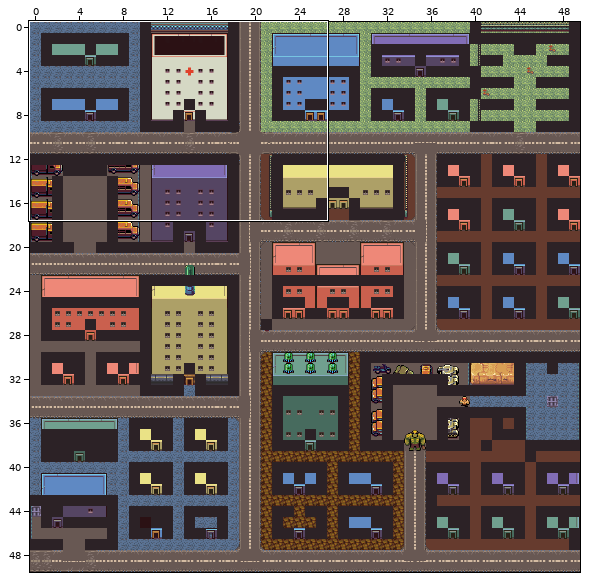
Two states of a Tiled map (JSON), src/assets/town-basic.tmj. The first picture is a wide view before the edit; the outline marks the close-up.
Close-up. Before:
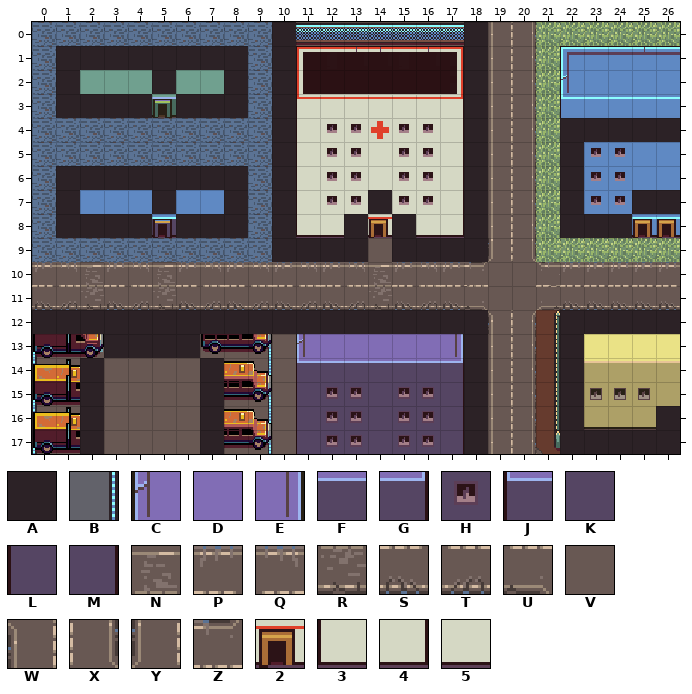
Cells are 16x16 px. Shown: x 0..26, y 0..17. The commit also changed other parts of the map, which this record leaves out.
Key: from "post-apocalyptic": A 1, B 138, C 267, D 268, E 270, F 345, G 383, H 386, J 423, K 426, L 466, M 506, N 585, P 586, Q 587, R 625, S 626, T 627, U 629, V 668, W 670, X 703, Y 710, Z 749, 2 755, 3 793, 4 833, 5 875.
_ is an empty cell, # one hidden under a higher layer.
Layers that did not change in this view are not listed.
Layer "on-ground" before, first column x 7:
 8 ##_#35#2#54#__
 9 ___####_####YX
10 QPQPQPQNPQPZVV
11 TSTSTSTRSTSUVV
12 ###_########W_
13 __B_CDDDDDE___
14 __B_JFFFFFG___
15 __B_LHHKHHM___
16 __B_LHHKHHM___
17 __B_LHHKHHM___
Layer "collisions" before, first column x 0:
 0 __________A_______A________
 1 _AAAAAAAA_A_______A________
 2 _A___A__A_A_______A________
 3 _AAAA_AAA_A_______A________
 4 __________A_______A___AAAAA
 5 __________A_______A___A____
 6 _AAAAAAAA_A_______A___A____
 7 _A___A__A_A___A___A___A__AA
 8 _AAAA_AAA_A__A_A__A___AAA__
 9 __________AAAA_AAAA________
10 ___________________________
11 ___________________________
12 AAAAAAAAAAAAAAAAAAA___AAAAA
13 ___AAAA___________A___A____
14 __A____A__________A___A____
15 __A____A__________A___A____
16 __A____A__________A___A___A
17 __A____A__________A___AAAAA
The same view after the edit:
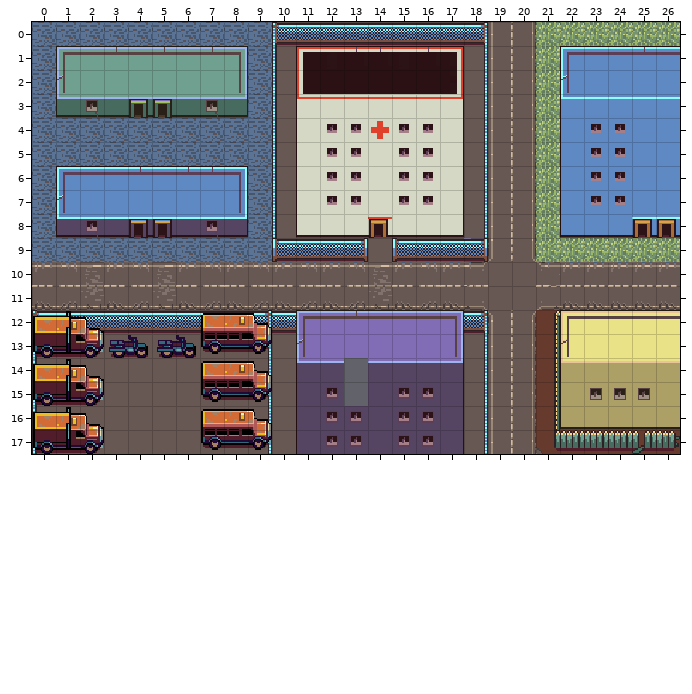
Difference:
Changed rows in their new state; . is an unchanged cell.
Layer "on-ground":
first column x 13:
14 _
15 _
Layer "collisions" (now hidden):
first column x 0:
 0 .........._......._........
 1 .________._......._........
 2 ._..._.._._......._........
 3 .____.___._......._........
 4 .........._......._..._____
 5 .........._......._..._....
 6 .________._......._..._....
 7 ._..._.._._..._..._..._..__
 8 .____.___._.._._.._...___..
 9 ..........____.____........
12 ___________________..._____
13 ...____..........._..._....
14 .._...._.........._..._....
15 .._...._.........._..._....
16 .._...._.........._..._..._
17 .._...._.........._..._____
Boxes around the changes in both close-ups, in picture pixels (x1, y1, x2, y2):
removed: (273, 22, 487, 262)
removed: (56, 46, 248, 118)
removed: (560, 118, 680, 238)
removed: (56, 166, 248, 238)
removed: (33, 310, 487, 454)
removed: (560, 310, 680, 454)
